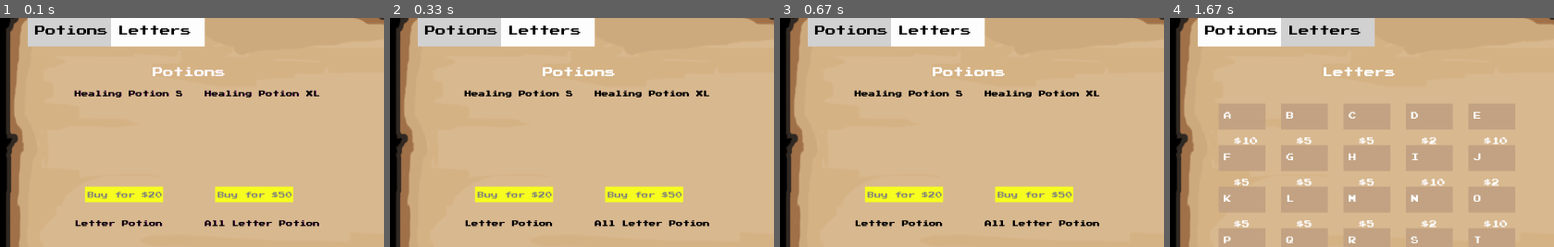
Above: before the commit, frames 1-4 (left to right).
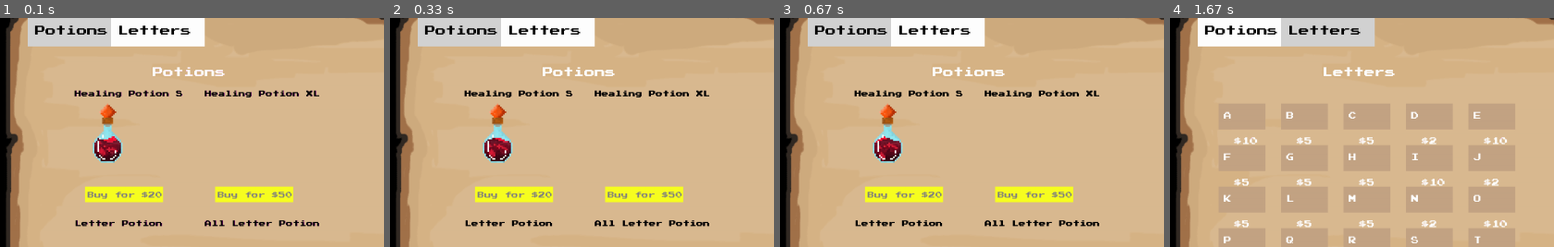
Above: after the commit, the same moments.

Repository: Mallow-Mint/PROG-MIDTERM-GIT-REPOSITORY
Game: pygame game, started from Game_Testing/SHOP TESTING/Shop Test.py
Two runs of this game, one before a commit and one after it. Both use one fixed random seed, a clock stepped at 60 frames per second and the inputs below.
Inputs (mouse positions are % of the whole screen's width and height, from its top left):
- Up to frame 1 (0.1 s): no input
- Up to frame 2 (0.33 s): no input
- Up to frame 3 (0.67 s): click (47, 50) at 0.38 s
- Up to frame 4 (1.67 s): click (20, 8) at 1.22 s
The pictures show only the part of the screen within x 0-50%, y 5-55%; the shares and areas given below are measured in that part.

The runs differ from the first frame. In frame 1, 1.2% of the frame differs, in the area x 24-33%, y 37-64%; in frame 2, 1.2%; in frame 3, 1.2%; in frame 4, nothing differs.

Commit message:
first implementation of sprite in the shop

Diff:
--- a/Game_Testing/SHOP TESTING/Shop Test.py
+++ b/Game_Testing/SHOP TESTING/Shop Test.py
@@ -63,14 +63,24 @@
 YELLOW = (248, 255, 33)
 TRANSPARENT = (0, 0, 0,)
 
-#Creating animation list
+# Creating animation list
 animation_list = []
-animation_steps = [4, 4]  # Example: two animations with 4 frames each
+animation_steps = [15]  # Example: adjust this number to match your frames
 last_update = pygame.time.get_ticks()
 action = 0
 animation_cooldown = 100  # Time in milliseconds between frames
 frame = 0
 step_counter = 0
+
+# Populate the animation_list based on the frames in animation_steps
+for animation in animation_steps:
+    temp_img_list = []
+    for _ in range(animation):
+        img = sprite_sheet_HpXL.get_image(step_counter, 57, 114, 1, BLACK)  # Adjust parameters as needed
+        if img is not None:  # Ensure we have a valid image
+            temp_img_list.append(img)
+        step_counter += 1
+    animation_list.append(temp_img_list)
 
 # Function to load and return the custom font
 def get_font(size):
@@ -135,6 +145,7 @@
         grid_start_y = 220
         spacing = 250
 
+        # Draw each potion in the 2x2 grid
         for i, potion in enumerate(self.potions):
             row = i // 2
             col = i % 2
@@ -145,7 +156,7 @@
             pygame.draw.rect(shop_layer, PURPLE_COLOR_KEY, (x, y, potion_box_width, potion_box_height))
 
             # Draw potion name above the box
-            draw_text(shop_layer, potion.name, 13, x - 20 , y - 25, BLACK)
+            draw_text(shop_layer, potion.name, 13, x - 20, y - 25, BLACK)
 
             # Draw the "Buy for $price" rectangle below the potion box
             buy_box_x = x
@@ -154,6 +165,13 @@
             buy_box_height = 30
             pygame.draw.rect(shop_layer, YELLOW, (buy_box_x, buy_box_y, buy_box_width, buy_box_height))
             draw_text(shop_layer, f"Buy for ${potion.price}", 13, buy_box_x + 5, buy_box_y + 10, GREY)
+
+            # Draw the sprite for Healing Potion XL in the correct position
+            if potion.name == "Healing Potion S":  # Check if this is the target potion
+                sprite_x = x + 15  # X position for the sprite (same as potion box)
+                sprite_y = y  # Y position for the sprite (same as potion box)
+                shop_layer.blit(animation_list[0][frame], (sprite_x, sprite_y))  # Blit the sprite at the potion position
+
 
     def display_letters(self, shop_layer):
         draw_text(shop_layer, "Letters", 20, 400, 150)
@@ -288,6 +306,13 @@
 reset_button = Button(1420, 640, 150, 50, "Reset", RED)  # Adjusted button position for new resolution
 
 while run:
+    current_time = pygame.time.get_ticks()
+    if current_time - last_update >= animation_cooldown:
+        frame += 1
+        last_update = current_time
+        if frame >= len(animation_list[action]):
+            frame = 0
+
     for event in pygame.event.get():
         if event.type == pygame.QUIT:
             run = False
Binary file added: Game_Testing/SHOP TESTING/Assets/items bg.png
